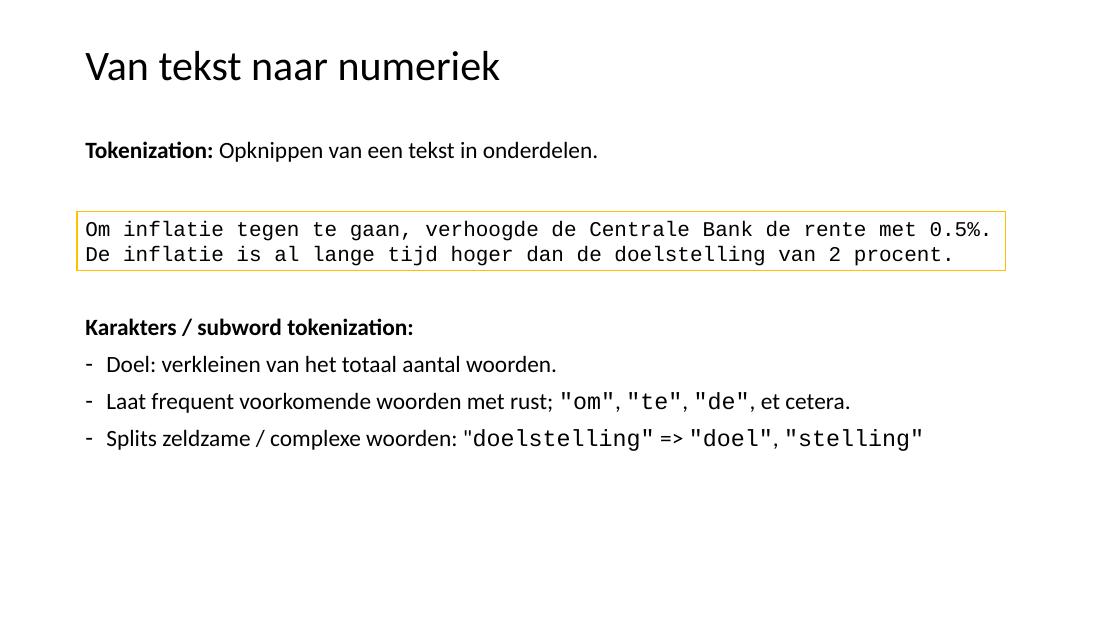
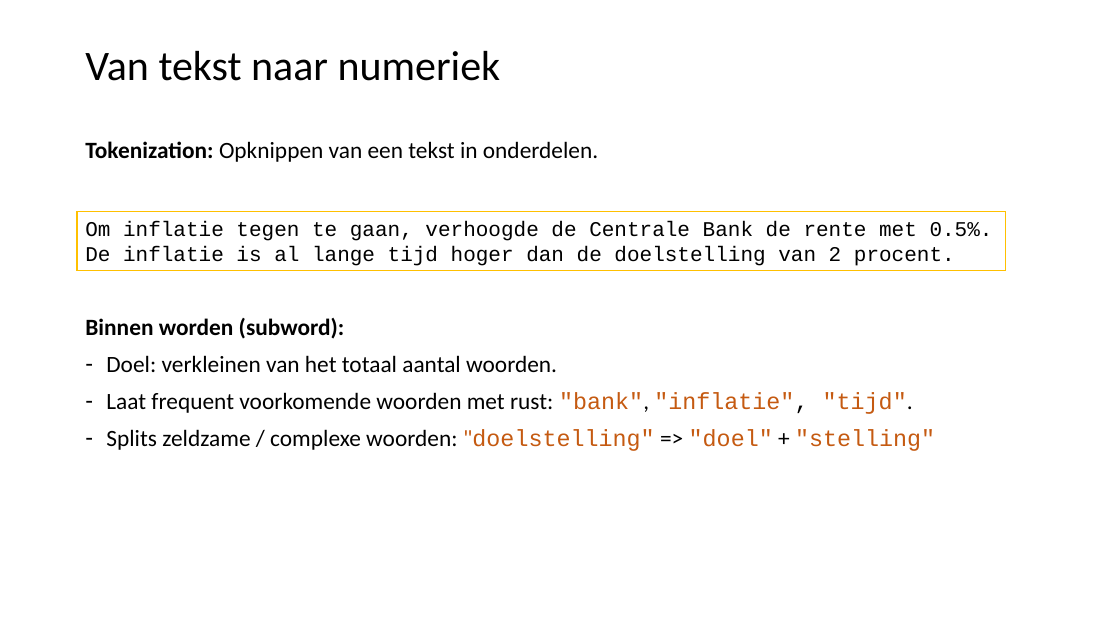
Before and after one commit to LFKoning/knowledge-sharing, a slide deck: slide 13 of python_trainees/5_nlp/python_traineeship_5.pptx. Drawn at 1120x630 pixels with LibreOffice and Linux fonts; fonts in the diff are those of the drawing. Boxes give left, top, right and bottom in pixels: in the first picture for what was removed or moved away, otherwise in the second. Text is boxed around its words. In the diff, an @@ line names an element or a change of style, - is before the commit and + after.

```diff
--- a/python_trainees/5_nlp/python_traineeship_5.pptx
+++ b/python_trainees/5_nlp/python_traineeship_5.pptx
@@ text at <box>85,318,345,339</box>: text changed @@
-Karakters / subword tokenization:
+Binnen worden (subword):
@@ text at <box>106,392,935,451</box>: text changed @@
-– Laat frequent voorkomende woorden met rust; "om", "te", "de", et cetera.
-– Splits zeldzame / complexe woorden: "doelstelling" => "doel", "stelling"
+– Laat frequent voorkomende woorden met rust: "bank", "inflatie", "tijd".
+– Splits zeldzame / complexe woorden: "doelstelling" => "doel" + "stelling"
```
Also in this commit, not shown: 18 other slides changed, 2 slides removed, 1 other file.
